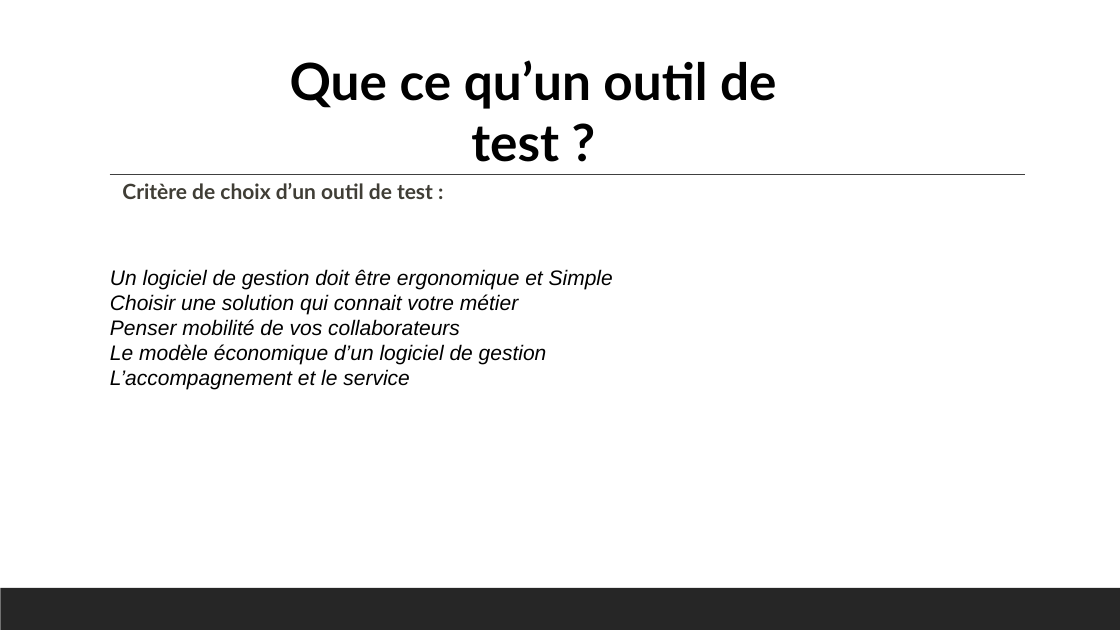
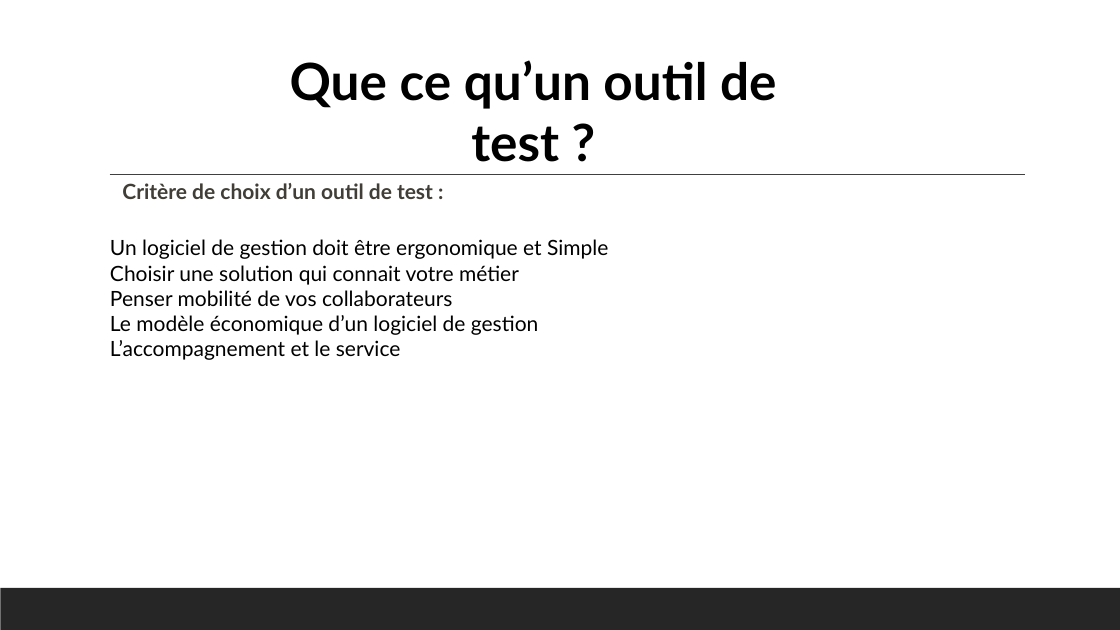
Before and after one commit to SlimBe/Talan-Slim-, a slide deck: slide 5 of Day 17/Activité 2.3.pptx. Drawn at 1120x630 pixels with LibreOffice and Linux fonts; fonts in the diff are those of the drawing. Boxes give left, top, right and bottom in pixels: in the first picture for what was removed or moved away, otherwise in the second. Text is boxed around its words. In the diff, an @@ line names an element or a change of style, - is before the commit and + after.

```diff
--- a/Day 17/Activité 2.3.pptx
+++ b/Day 17/Activité 2.3.pptx
@@ text "Un logiciel de gestion doit ...": place and size @@
-text "Un logiciel de gestion doit ..." at box(110, 269, 613, 390)
+text "Un logiciel de gestion doit ..." at box(110, 239, 608, 360)
@@ text "Un logiciel de gestion doit ..." at box(110, 239, 608, 360): font Arial to Lato, italic off @@
```
Also in this commit, not shown: 1 other slide changed, 1 slide added.
